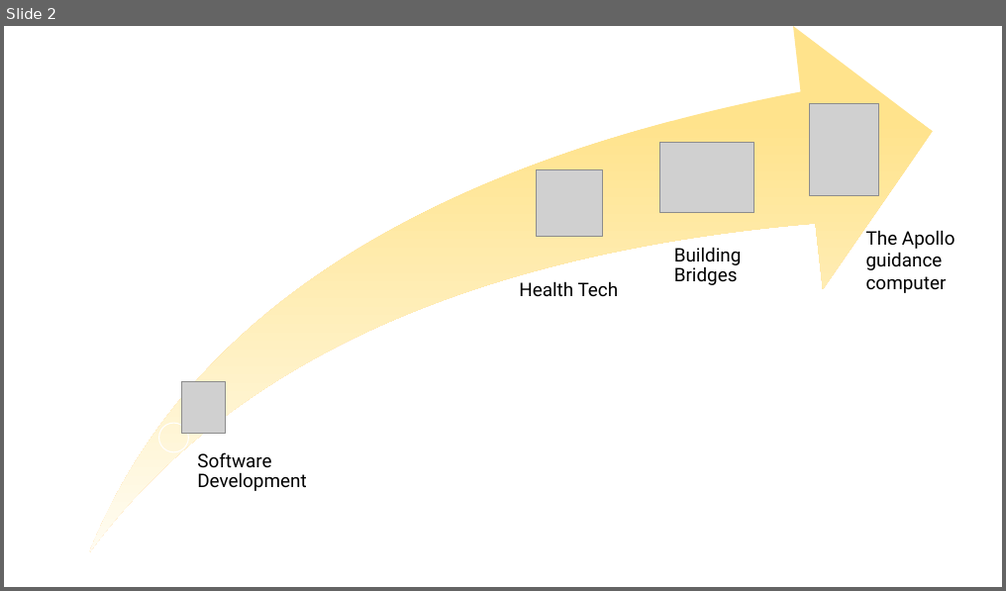
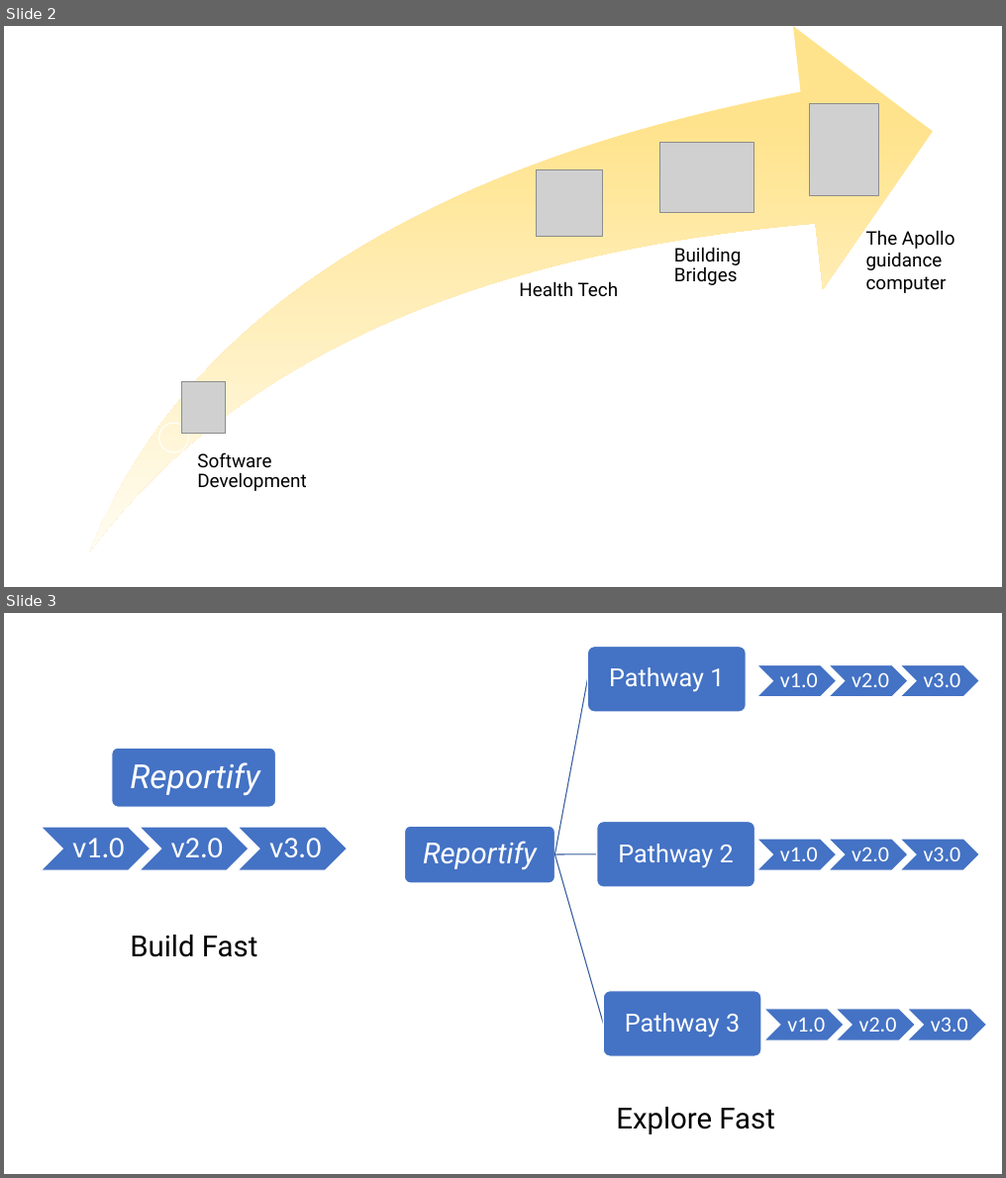
Before and after one commit to ankitmodi/ankitmodi.github.io, a slide deck: images/explore_fast/Presentation1.pptx. Shown one above the other, each under a label of ours: slide 2 before the commit, slides 2 and 3 after it. The pictures are 1006x591 and 1006x1178 pixels, drawn with LibreOffice and Linux fonts; fonts in the diff are those of the drawing; grey boxes stand for pictures. Boxes give left, top, right and bottom in pixels: in the first picture for what was removed or moved away, otherwise in the second. Text is boxed around its words. In the diff, an @@ line names an element or a change of style, - is before the commit and + after.

```diff
--- a/images/explore_fast/Presentation1.pptx
+++ b/images/explore_fast/Presentation1.pptx
@@ slide 3 added at <box>4,613,1002,1174</box>, background #FFFFFF @@
@@ group added at <box>757,665,979,697</box>: 3 chevrons, 3 texts @@
+v1.0
+v2.0
+v3.0
@@ rounded rectangle added at <box>112,748,275,807</box>, fill #4472C4, outline #FFFFFF 1 pt @@
@@ text added at <box>130,762,259,796</box>, 32 pt, text #FFFFFF, italic @@
+Reportify
@@ group added at <box>41,827,347,870</box>: 3 chevrons, 3 texts @@
+v1.0
+v2.0
+v3.0
@@ group added at <box>757,839,979,871</box>: 3 chevrons, 3 texts @@
+v1.0
+v2.0
+v3.0
@@ text added at <box>130,935,257,958</box>, 28 pt, text #000000 @@
+Build Fast
@@ group added at <box>405,647,761,1057</box>: 4 rounded rectangles, 4 texts, 3 freeform shapes @@
+Reportify
+Pathway 1
+Pathway 2
+Pathway 3
@@ group added at <box>764,1009,987,1042</box>: 3 chevrons, 3 texts @@
+v1.0
+v2.0
+v3.0
@@ text added at <box>616,1107,774,1135</box>, 28 pt, text #000000 @@
+Explore Fast
```
Also in this commit, not shown: 5 other files.
